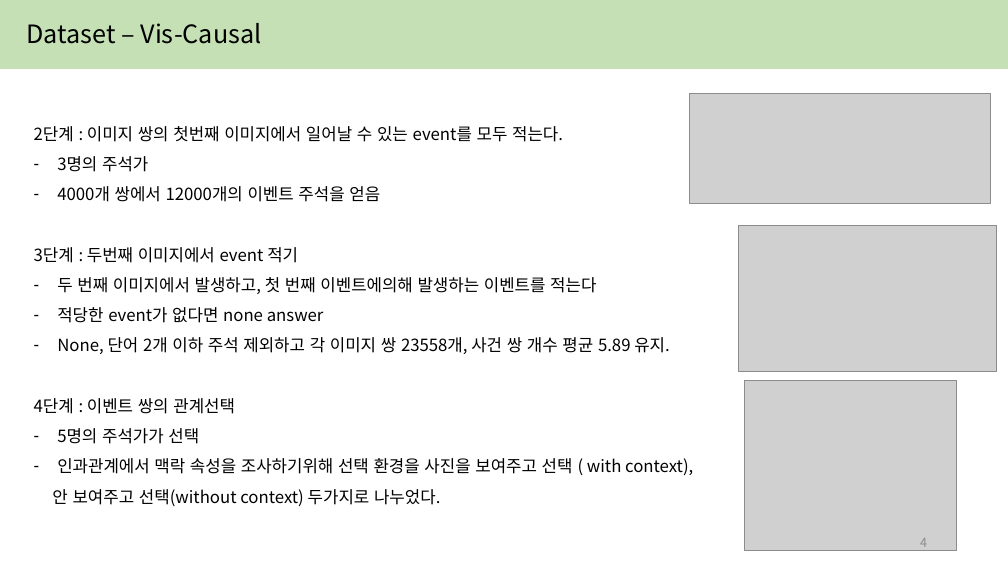
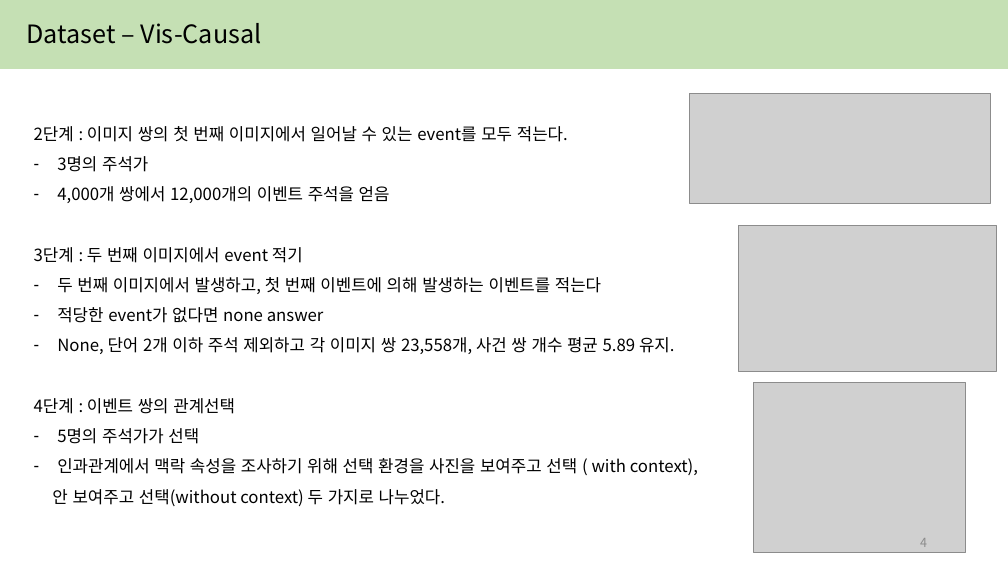
Before and after one commit to yejin087/study_image_caption, a slide deck: slide 4 of 3주차.pptx. Drawn at 1008x567 pixels with LibreOffice and Linux fonts; fonts in the diff are those of the drawing; grey boxes stand for pictures. Boxes give left, top, right and bottom in pixels: in the first picture for what was removed or moved away, otherwise in the second. Text is boxed around its words. In the diff, an @@ line names an element or a change of style, - is before the commit and + after.

```diff
--- a/3주차.pptx
+++ b/3주차.pptx
@@ text at (34,126,568,142): spaces changed @@
-2단계 : 이미지 쌍의 첫번째 이미지에서 일어날 수 있는 event를 모두 적는다.
+2단계 : 이미지 쌍의 첫 번째 이미지에서 일어날 수 있는 event를 모두 적는다.
@@ text at (34,186,601,294): text changed @@
-– 4000개 쌍에서 12000개의 이벤트 주석을 얻음
-3단계 : 두번째 이미지에서 event 적기
-– 두 번째 이미지에서 발생하고, 첫 번째 이벤트에의해 발생하는 이벤트를 적는다
+– 4,000개 쌍에서 12,000개의 이벤트 주석을 얻음
+3단계 : 두 번째 이미지에서 event 적기
+– 두 번째 이미지에서 발생하고, 첫 번째 이벤트에 의해 발생하는 이벤트를 적는다
@@ text at (57,337,675,354): text changed @@
-– None, 단어 2개 이하 주석 제외하고 각 이미지 쌍 23558개, 사건 쌍 개수 평균 5.89 유지.
+– None, 단어 2개 이하 주석 제외하고 각 이미지 쌍 23,558개, 사건 쌍 개수 평균 5.89 유지.
@@ picture: place and size @@
-picture at (745,381,957,551)
+picture at (754,382,966,552)
@@ text at (52,458,698,506): spaces changed @@
-– 인과관계에서 맥락 속성을 조사하기위해 선택 환경을 사진을 보여주고 선택 ( with context),
-안 보여주고 선택(without context) 두가지로 나누었다.
+– 인과관계에서 맥락 속성을 조사하기 위해 선택 환경을 사진을 보여주고 선택 ( with context),
+안 보여주고 선택(without context) 두 가지로 나누었다.
```
Also in this commit, not shown: 7 other slides changed, 4 other files.
